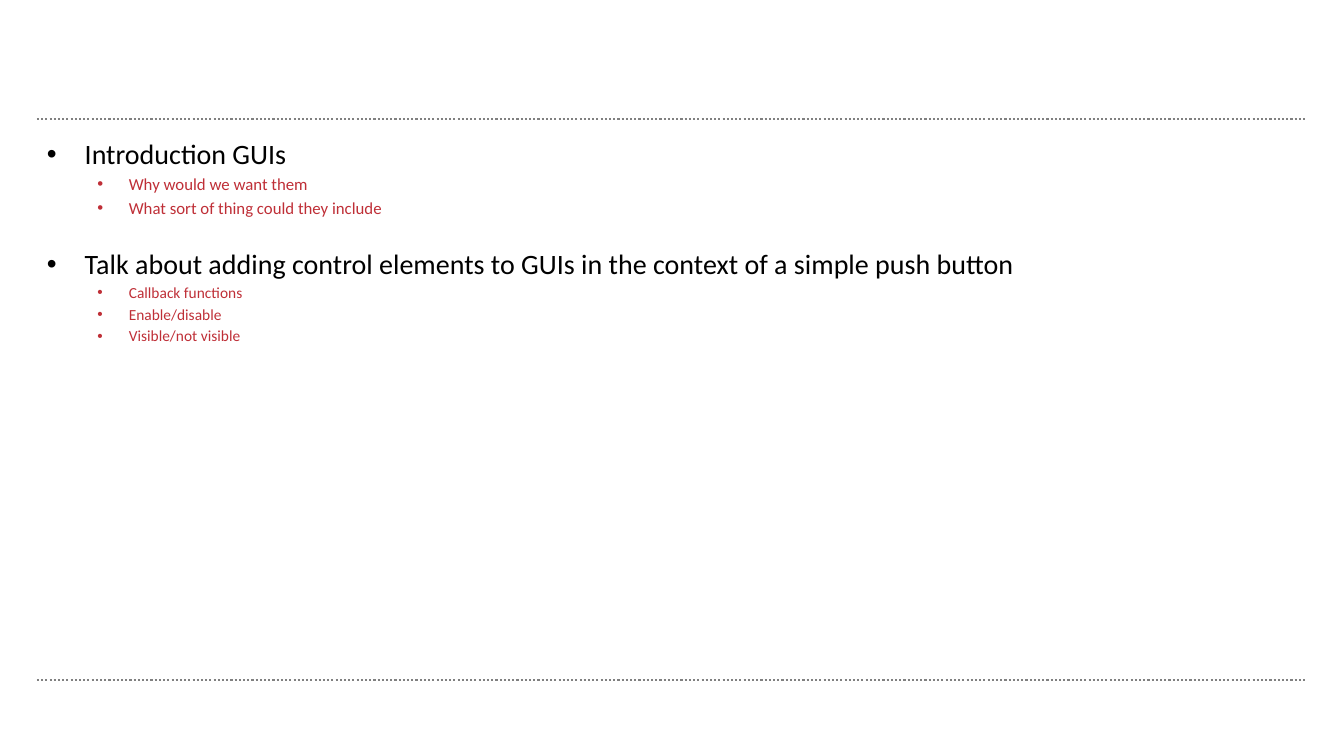
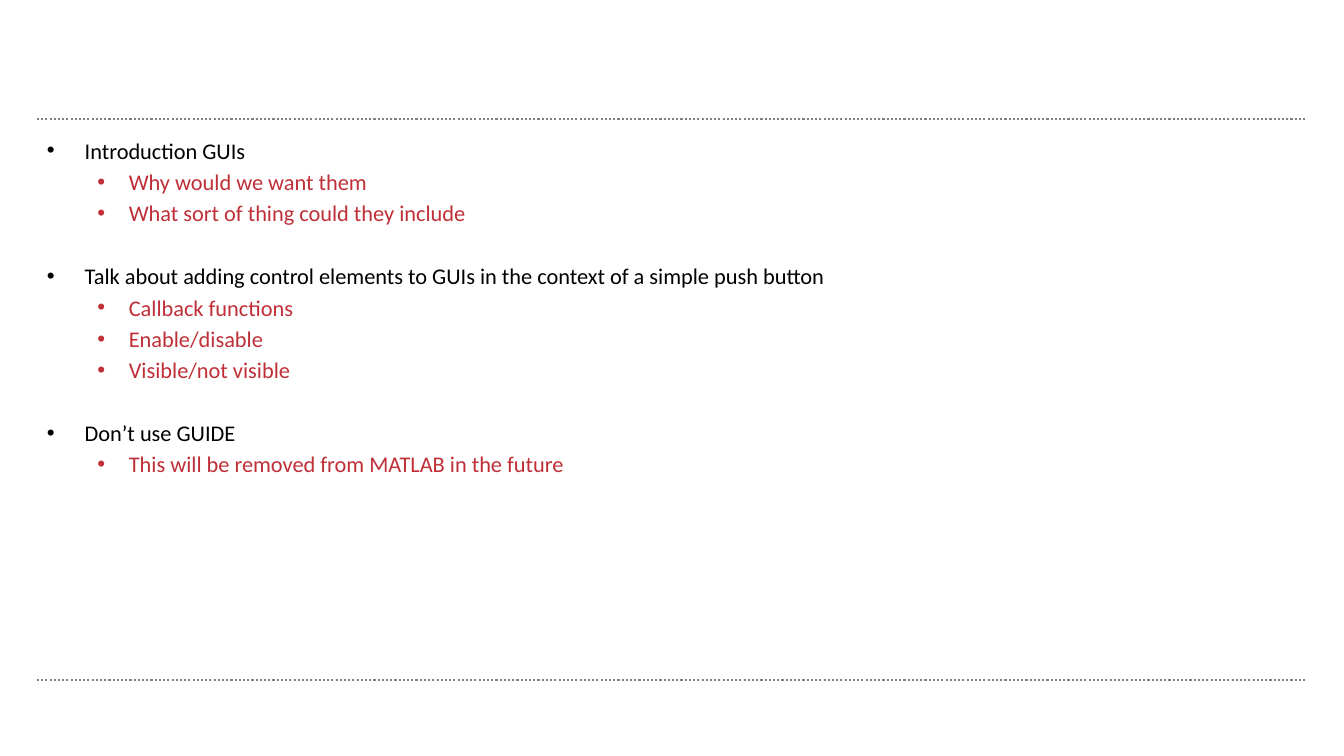
Before and after one commit to wbif-bristol/MATLAB-course, a slide deck: slide 18 of Session 4 - Figures and plotting/MATLAB Session 4.pptx (slide 13 before the commit). Drawn at 1344x756 pixels with LibreOffice and Linux fonts; fonts in the diff are those of the drawing; background and template pictures are left out. Boxes give left, top, right and bottom in pixels: in the first picture for what was removed or moved away, otherwise in the second. Text is boxed around its words. In the diff, an @@ line names an element or a change of style, - is before the commit and + after.

```diff
--- a/Session 4 - Figures and plotting/MATLAB Session 4.pptx
+++ b/Session 4 - Figures and plotting/MATLAB Session 4.pptx
@@ text at (85, 143, 824, 379): size 20 to 16 pt in "Introduction GUIs", "Talk about adding control elements to GUIs ..."; size 12 to 16 pt in "Why would we want them", "What sort of thing could they include"; size 11 to 16 pt in "Callback functions", "Enable/disable", "Visible/not visible"; more space between paragraphs @@
@@ text at (85, 425, 563, 472): paragraphs added @@
+• Don’t use GUIDE
+  • This will be removed from MATLAB in the future
```
Also in this commit, not shown: 5 other slides changed, 6 slides added, 1 slide removed, 4 other files.
